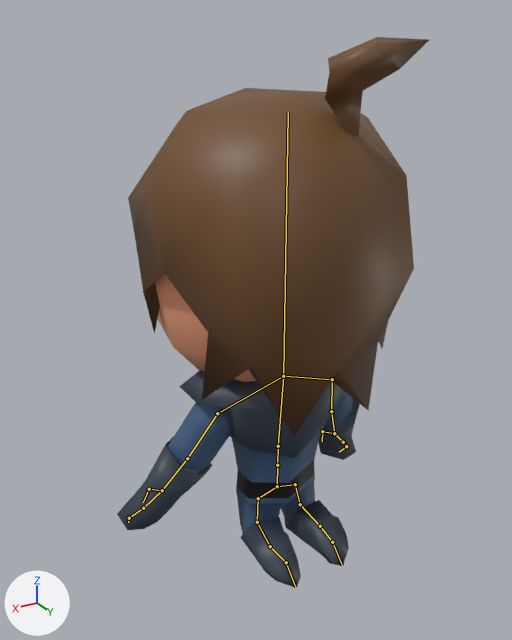
Renders of the Blender file ShaderKursWS2018-19/Assets/Art/Player/Player.blend from each side of a commit.
Camera for both pictures: a 50 mm lens placed at (0.734, 1.149, 1.117), pointed at (-0.06, -0.174, 0.455). The lights are fixed; the arrows at lower left show +X, +Y and +Z. Both versions are drawn at frame 46 of the action 'Dying'; the numbers are the values there. The bones that bend it are drawn over the model as lines.

In view in the first picture: 'Body'.
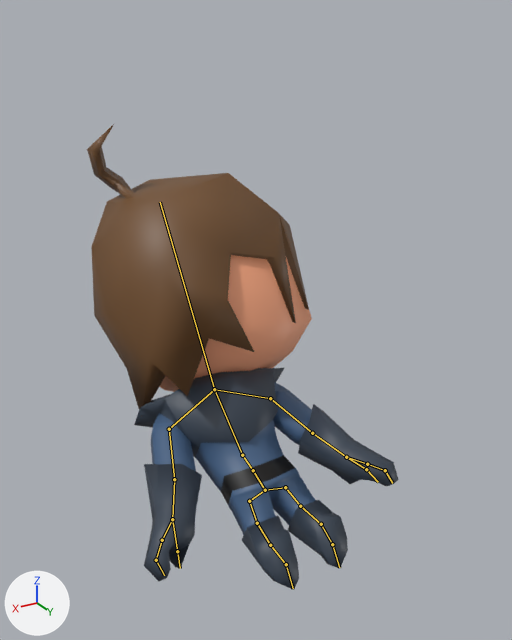
What changed in the scene script:
```text
Change bone_torso:
    where bone_torso = bpy.data.objects['Armature'].pose.bones['Torso']
    bone_torso.location: (0.0, -0.042, -0.047) -> (0.0, -0.087, 0.002)
    bone_torso.rotation_quaternion: (1.0, 0.0, 0.0, 0.0) -> (0.763, 0.551, 0.0, 0.0)  # degrees (0, 0, 0) -> degrees (72, 0, 0)
Change bone_spineup:
    where bone_spineup = bpy.data.objects['Armature'].pose.bones['SpineUp']  # child of 'Spine'
    bone_spineup.rotation_quaternion: (0.998, -0.055, 0.0, 0.0) -> (0.981, -0.19, 0.0, 0.0)  # degrees (-6, 0, 0) -> degrees (-22, 0, 0)
Change bone_head:
    where bone_head = bpy.data.objects['Armature'].pose.bones['Head']  # child of 'SpineUp'
    bone_head.rotation_quaternion: (1.0, 0.0, 0.0, 0.0) -> (0.767, -0.101, -0.529, 0.095)  # degrees (0, 0, 0) -> degrees (-40, -63, 39)
Change bone_upperarm_l:
    where bone_upperarm_l = bpy.data.objects['Armature'].pose.bones['UpperArm.L']  # child of 'Shoulder.L'
    bone_upperarm_l.rotation_quaternion: (0.886, -0.413, -0.145, -0.151) -> (0.887, -0.414, 0.07, 0.073)  # degrees (-48, -22, -9) -> degrees (-50, 11, 4)
Change bone_upperarm_r_001:
    where bone_upperarm_r_001 = bpy.data.objects['Armature'].pose.bones['UpperArm.R.001']  # child of 'Shoulder.R.001'
    bone_upperarm_r_001.rotation_quaternion: (0.887, 0.413, 0.143, -0.149) -> (0.887, 0.414, -0.07, 0.072)  # degrees (48, 22, -9) -> degrees (50, -11, 4)
Change bone_lowerarm_r_001:
    where bone_lowerarm_r_001 = bpy.data.objects['Armature'].pose.bones['LowerArm.R.001']  # child of 'UpperArm.R.001'
    bone_lowerarm_r_001.rotation_quaternion: (0.985, -0.021, 0.172, 0.023) -> (0.748, -0.026, 0.602, 0.01)  # degrees (-2, 20, 2) -> degrees (-8, 78, -5)
Change bone_upperleg_l:
    where bone_upperleg_l = bpy.data.objects['Armature'].pose.bones['UpperLeg.L']  # child of 'Hip.L'
    bone_upperleg_l.rotation_quaternion: (0.995, 0.0, 0.016, 0.097) -> (0.993, 0.0, -0.012, -0.069)  # degrees (0, 2, 11) -> degrees (0, -1, -8)
Change bone_lowerleg_l:
    where bone_lowerleg_l = bpy.data.objects['Armature'].pose.bones['LowerLeg.L']  # child of 'UpperLeg.L'
    bone_lowerleg_l.rotation_quaternion: (0.893, 0.011, 0.055, 0.447) -> (0.973, 0.002, 0.009, 0.073)  # degrees (4, 5, 53) -> degrees (0, 1, 9)
Change bone_foot_l:
    where bone_foot_l = bpy.data.objects['Armature'].pose.bones['Foot.L']  # child of 'LowerLeg.L'
    bone_foot_l.rotation_quaternion: (0.774, -0.129, -0.066, -0.616) -> (0.864, -0.1, -0.052, -0.481)  # degrees (-7, -15, -76) -> degrees (-7, -11, -58)
Change bone_upperleg_r_001:
    where bone_upperleg_r_001 = bpy.data.objects['Armature'].pose.bones['UpperLeg.R.001']  # child of 'Hip.R.001'
    bone_upperleg_r_001.rotation_quaternion: (0.996, 0.0, -0.015, 0.092) -> (0.994, 0.0, 0.011, -0.067)  # degrees (0, -2, 11) -> degrees (0, 1, -8)
Change bone_lowerleg_r_001:
    where bone_lowerleg_r_001 = bpy.data.objects['Armature'].pose.bones['LowerLeg.R.001']  # child of 'UpperLeg.R.001'
    bone_lowerleg_r_001.rotation_quaternion: (0.896, 0.011, -0.054, 0.441) -> (0.974, 0.002, -0.008, 0.067)  # degrees (-2, -6, 52) -> degrees (0, -1, 8)
Change bone_foot_r_001:
    where bone_foot_r_001 = bpy.data.objects['Armature'].pose.bones['Foot.R.001']  # child of 'LowerLeg.R.001'
    bone_foot_r_001.rotation_quaternion: (0.757, -0.133, 0.068, -0.636) -> (0.86, -0.101, 0.052, -0.487)  # degrees (-17, -4, -80) -> degrees (-13, -1, -59)
```

Pixel boxes [x1, y1, x2, y2] of what changed, in the pictures (512 x 640 px):
'Body', posed (15% shorter): before [117, 37, 429, 588]; after [87, 123, 399, 590]
bone 'Torso', root to tip: before (277, 486) to (277, 465); after (265, 490) to (253, 470)
bone 'SpineUp', root to tip: before (278, 446) to (283, 376); after (242, 455) to (214, 389)
bone 'Head', root to tip: before (283, 376) to (288, 112); after (214, 389) to (160, 202)
bone 'UpperArm.L', root to tip: before (217, 413) to (187, 458); after (169, 429) to (174, 479)
bone 'UpperArm.R.001', root to tip: before (332, 379) to (331, 411); after (270, 398) to (312, 433)
bone 'LowerArm.R.001', root to tip: before (331, 411) to (334, 433); after (312, 433) to (346, 457)
bone 'UpperLeg.L', root to tip: before (258, 498) to (257, 522); after (249, 501) to (257, 523)
bone 'LowerLeg.L', root to tip: before (257, 522) to (270, 546); after (257, 523) to (270, 545)
bone 'Foot.L', root to tip: before (270, 546) to (286, 562); after (270, 545) to (286, 564)
bone 'UpperLeg.R.001', root to tip: before (295, 484) to (300, 504); after (285, 487) to (300, 506)
bone 'LowerLeg.R.001', root to tip: before (300, 504) to (320, 526); after (300, 506) to (321, 524)
bone 'Foot.R.001', root to tip: before (320, 526) to (332, 542); after (321, 524) to (332, 544)
